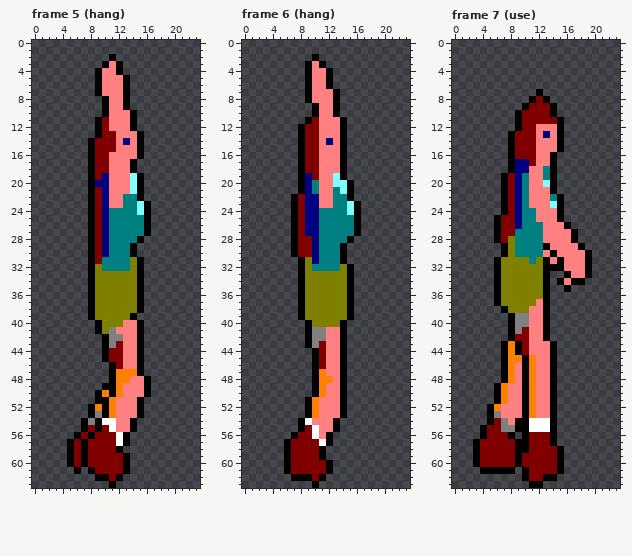
Two states of a pixel-art file, assets/sprites/heroine_actions_cpc_mode0.aseprite. Above, as it was before the edit.
24x64 pixels, 10 frames. Shown: frame 5 (hang), frame 6 (hang), frame 7 (use). The commit also changed other frames, which this record leaves out.
After the commit:
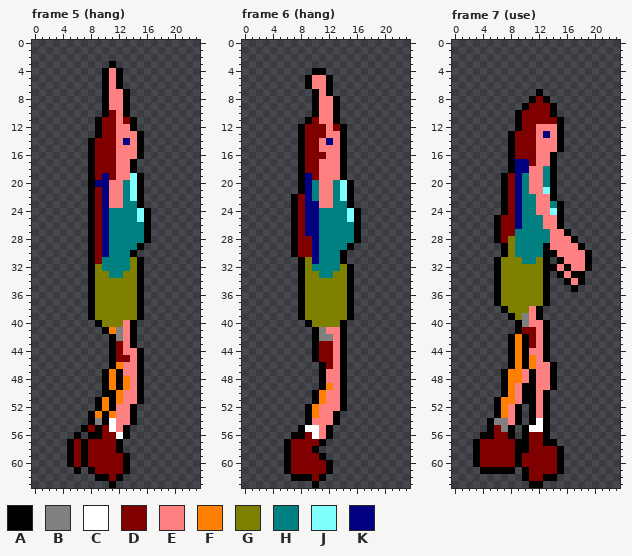
Palette (. is transparent): A #000000  B #808080  C #ffffff  D #800000  E #ff8080  F #ff8000  G #808000  H #008080  J #80ffff  K #000080
Changes in this commit:
Frame 5 (hang):
y 2: x 11 A -> .
y 3: x 10..12 AEA -> .A.
y 4: x 9..10 AE -> .A
y 5..6: x 9..10 AE -> .A; x 12..13 EA -> A.
y 7: x 9..10 AE -> .A
y 10: x 11 E -> D; x 13..14 EA -> A.
y 11: x 11 E -> D; x 13 E -> D
y 12: x 11 E -> D
y 16..19: x 11 E -> D
y 20..21: x 13 E -> H
y 22: x 14 H -> J
y 23: x 15..16 JA -> A.
y 25: x 15 H -> J
y 28: x 15..16 A. -> HA
y 29: x 14..15 A. -> HA
y 33: x 11..12 GG -> HH
y 39: x 14..15 A. -> GA
y 40: x 14..15 EA -> A.
y 41: x 9..12 AGBE -> .AFB; x 14..15 EA -> A.
y 42..43: x 10..11 AB -> .A; x 14..15 EA -> A.
y 44: x 10..11 AD -> .A
y 45: x 10..11 AD -> .A; x 13 E -> D
y 46: x 12 D -> F
y 47: x 10..14 .AFFF -> AFAEE
y 48: x 10..12 .AF -> AFA; x 15..16 EA -> A.
y 49: x 11..13 AFE -> FAF; x 15..16 EA -> A.
y 50: x 9..10 AF -> .A; x 15..16 EA -> A.
y 51: x 10..12 AFE -> FAF
y 52: x 8..11 AFAF -> .AFA; x 14..15 EA -> A.
y 53: x 9 B -> F; x 14..15 EA -> A.
y 54: x 7..10 ABAC -> .ABA
y 55: x 13..14 EA -> A.
y 56: x 7 D -> .; x 9 D -> A
y 57: x 12..13 CA -> A.
Frame 6 (hang):
y 2: x 10 A -> .
y 3: x 9..11 AEA -> ...
y 4: x 9..12 AEEA -> .AA.
y 7: x 9..10 AE -> .A; x 12..13 EA -> A.
y 8: x 9..10 AE -> .A
y 11: x 13..14 EA -> A.
y 12: x 11 E -> D; x 13 E -> D
y 13: x 11 E -> D
y 16: x 11 E -> D
y 19: x 13 J -> E
y 20: x 13 J -> H
y 22: x 10 K -> H; x 14 H -> J
y 23: x 15..16 JA -> A.
y 25: x 15 H -> J
y 28: x 15..16 A. -> HA
y 29: x 14..15 A. -> HA
y 33: x 11..12 GG -> HH
y 41: x 9..10 AB -> .A
y 42: x 9..10 AB -> .A; x 12 E -> B
y 43: x 9..10 AB -> .A; x 12 E -> D
y 44..45: x 12 E -> D
y 46: x 10..12 ADE -> .AD
y 47: x 10..11 AF -> .A
y 48: x 10..12 AFF -> .AE
y 49: x 10..12 AFE -> .AF
y 51: x 9..11 AFE -> .AF
y 53: x 13..14 EA -> A.
y 54: x 8..9 AC -> .A
y 55: x 9 D -> C; x 12..13 EA -> A.
y 56: x 8 D -> A
y 57: x 11..12 CA -> A.
y 58: x 10..11 DA -> A.
Frame 7 (use):
y 20: x 13 J -> H
y 21: x 13 E -> J
y 22: x 11 E -> H; x 14..15 HA -> A.
y 23: x 11 E -> H; x 14 J -> H
y 24: x 14 E -> J
y 25: x 12 E -> H
y 26: x 15..16 EA -> A.
y 27: x 13 E -> H; x 16..17 EA -> A.
y 28: x 13 E -> H
y 30: x 13 E -> A
y 31: x 10 G -> H; x 14 E -> .
y 32: x 15..16 AE -> EA
y 33: x 15..19 .AEEA -> AEAA.
y 34: x 15..17 AEA -> .AE
y 35: x 16..17 A. -> .A
y 37: x 12 E -> G
y 38: x 12..13 EA -> A.
y 39: x 9 B -> G; x 12..13 EA -> A.
y 40: x 8..9 AB -> .A
y 41: x 8..9 AB -> .A; x 11 E -> D
y 42: x 9..11 DDE -> FAD
y 43: x 7..11 AFADE -> .AFAD; x 13..14 EA -> A.
y 44: x 7..10 AFAD -> .AFA; x 13..14 EA -> A.
y 45: x 7..8 AF -> .A; x 13..14 EA -> A.
y 46: x 7..9 AFE -> .AF
y 47..48: x 9..11 EAF -> FEA
y 49: x 6..8 AFE -> .AF; x 11 F -> A
y 50: x 6..8 AFE -> .AF; x 11 F -> A; x 13..14 EA -> A.
y 51: x 8 E -> F; x 11 F -> A; x 13..14 EA -> A.
y 52: x 5..7 AFE -> .AF; x 9..11 EAF -> A.A; x 13..14 EA -> A.
y 53: x 5..7 ABE -> .AF; x 9..11 EAF -> A.A; x 13..14 EA -> A.
y 54: x 6 D -> B; x 10..11 AC -> .A; x 13..14 CA -> A.
y 55: x 4..5 AD -> .A; x 8..9 BA -> A.; x 13..14 CA -> A.
y 56: x 5 D -> A; x 13..14 DA -> A.
y 57: x 13 D -> A
